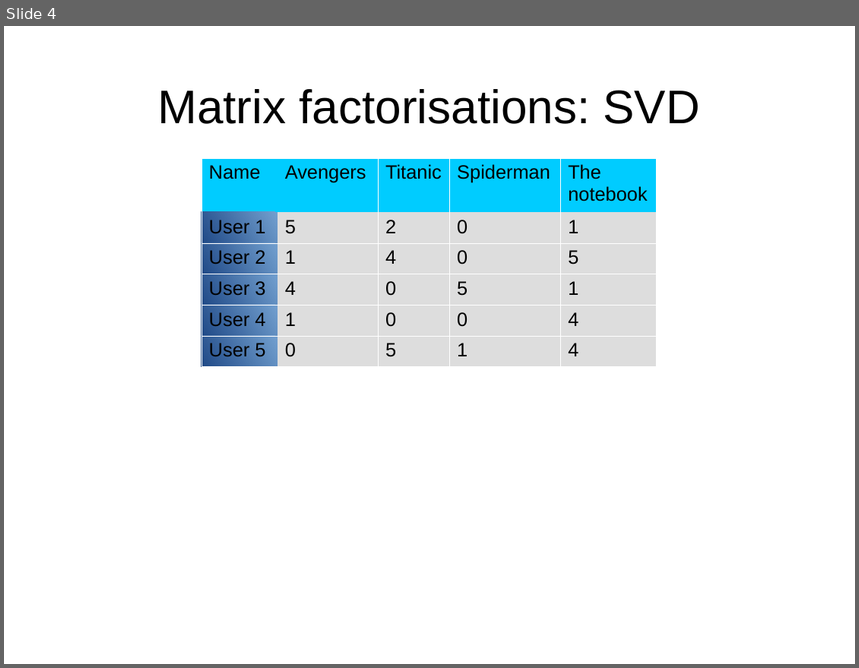
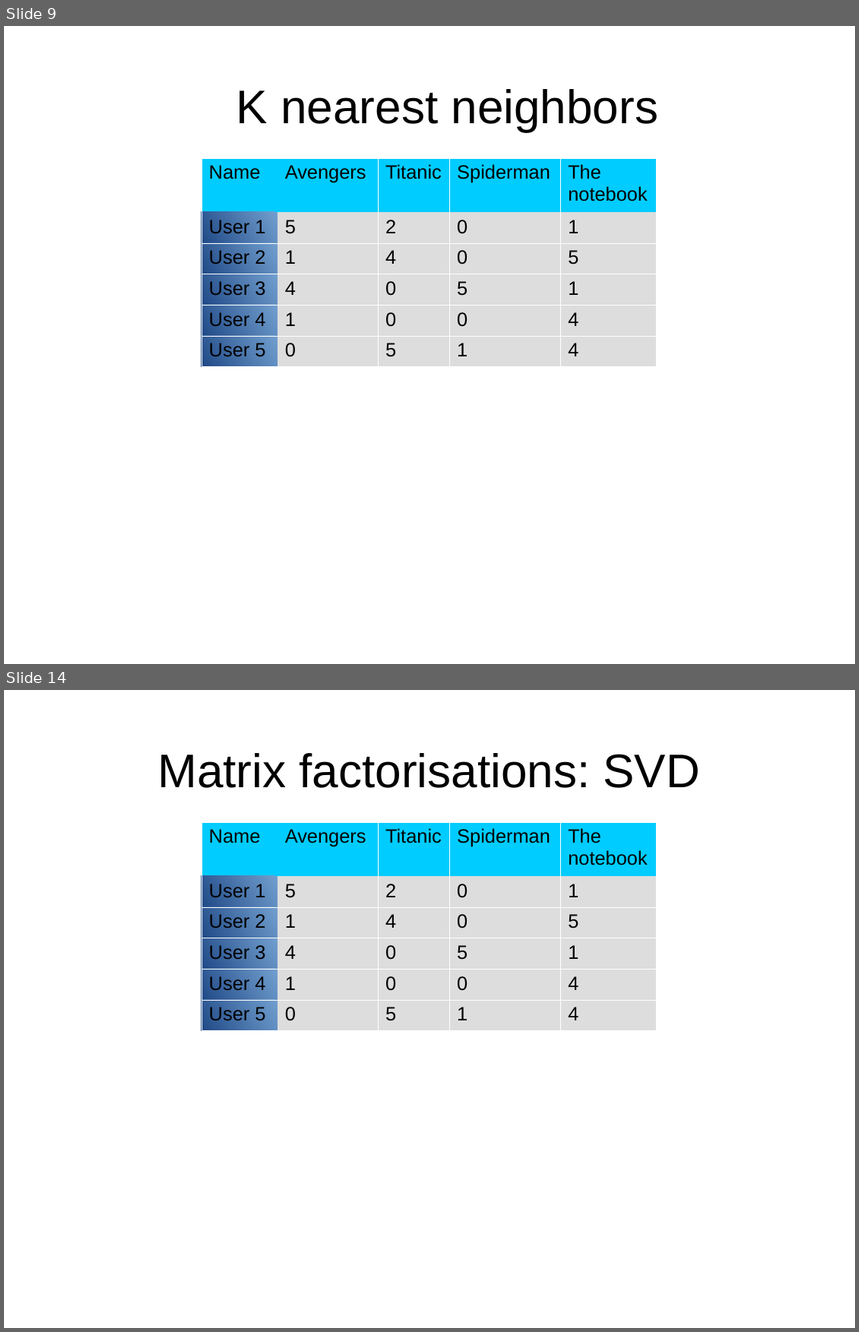
Before and after one commit to DriesSmit/Recommendation-System, a slide deck: Presentation.odp. Shown one above the other, each under a label of ours: slide 4 before the commit, slides 9 and 14 after it; the slides between them are not shown. The pictures are 859x668 and 859x1332 pixels, drawn with LibreOffice and Linux fonts; fonts in the diff are those of the drawing. Boxes give left, top, right and bottom in pixels: in the first picture for what was removed or moved away, otherwise in the second. Text is boxed around its words. In the diff, an @@ line names an element or a change of style, - is before the commit and + after.

```diff
--- a/Presentation.odp
+++ b/Presentation.odp
@@ slide 9 added at box(4, 26, 855, 664), background #FFFFFF @@
@@ title added at box(237, 89, 659, 132), 44 pt, text #000000 @@
+  K nearest neighbors
@@ table added at box(202, 158, 657, 360), 6 rows, 5 columns @@
+Name | Avengers | Titanic | Spiderman | The notebook
+User 1 | 5 | 2 | 0 | 1
+User 2 | 1 | 4 | 0 | 5
+User 3 | 4 | 0 | 5 | 1
+User 4 | 1 | 0 | 0 | 4
+User 5 | 0 | 5 | 1 | 4
@@ what was slide 4 is now slide 14 @@
```
Also in this commit, not shown: 3 slides changed, 10 other slides added, 1 other file.
